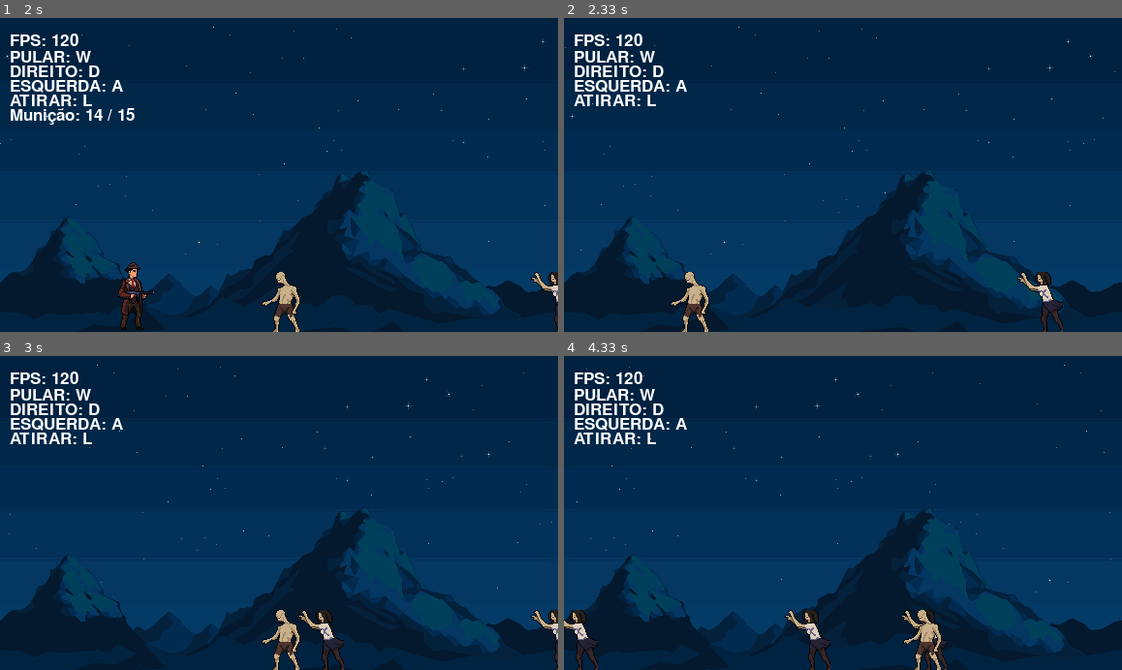
Above: before the commit, frames 1-4 (two rows, left to right).
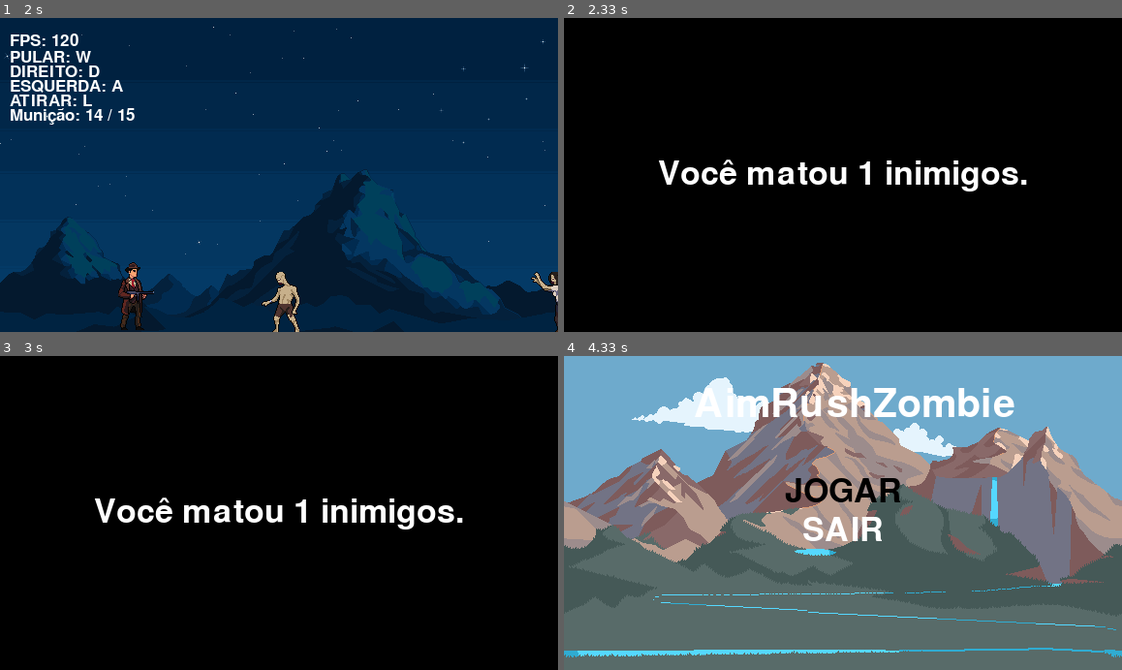
Above: after the commit, the same moments.

Repository: EduardoViniciusJ/pygames
Game: pygame game, started from main.py
Same seed, same stepped clock (60 frames per second), same inputs: the game is played once before the commit and once after it.
Inputs:
- Up to frame 1 (2 s): tap Enter at 0.33 s; tap L at 0.67 s; hold W 1-1.47 s; hold D 1.5-1.97 s
- Up to frame 2 (2.33 s): no input
- Up to frame 3 (3 s): no input
- Up to frame 4 (4.33 s): no input

Frame 1 is identical in both runs. In frame 2, 100% of the frame differs, in the area x 0-100%, y 0-100%; in frame 3, 100%; in frame 4, 100%.

Commit message:
add game over screen and kill counter

Diff:
--- a/code/EntityMediator.py
+++ b/code/EntityMediator.py
@@ -6,6 +6,7 @@
 
 
 class EntityMediator:
+    killed_enemies  = 0
 
     @staticmethod
     def verify_collision_window(ent: Entity):
@@ -31,6 +32,7 @@
                 entity2 = entity_list[j]
                 EntityMediator.verify_collision_entity(entity1, entity2)
 
+    #Verifica a colisão entre tiros, zombies e player
     @staticmethod
     def verify_collision_entity(ent1 , ent2):
         valid_interaction = False
@@ -50,3 +52,12 @@
                      ent1.rect.top <=  ent2.rect.bottom):
                 ent1.health -= ent2.damage
                 ent2.health -= ent1.damage
+
+    #Verifica e contabiliza cada kill
+    @staticmethod
+    def verify_health(entity_list: [Entity]):
+        for ent in entity_list[:]:
+            if ent.health <= 0:
+                if isinstance(ent, Enemy):
+                    EntityMediator.killed_enemies += 1
+                entity_list.remove(ent)
--- a/code/Level.py
+++ b/code/Level.py
@@ -4,7 +4,7 @@
 from pygame.font import Font
 from pygame.locals import Rect
 
-from code.Const import C_WHITE, W_HEIGHT, EVENT_ENEMY
+from code.Const import C_WHITE, W_WIDTH, W_HEIGHT, EVENT_ENEMY
 from code.Entity import Entity
 from code.EntityFactory import EntityFactory
 from code.EntityMediator import EntityMediator
@@ -24,6 +24,7 @@
 
     def run(self):
         clock = pygame.time.Clock()
+
         while True:
             clock.tick(120)
             self.screen.fill((0, 0, 0))
@@ -44,19 +45,24 @@
                             self.entity_list.append(shoot)
 
             for ent in self.entity_list:
-                self.screen.blit(source=ent.surf, dest=ent.rect)
+                self.screen.blit(ent.surf, ent.rect)
                 ent.move()
 
-            self.level_text(text_size=25, text=f'FPS: {clock.get_fps() :.0f}', text_color=C_WHITE, text_position=(10, W_HEIGHT / 22))
-            self.level_text(text_size=25, text='PULAR: W', text_color=C_WHITE, text_position=(10, W_HEIGHT / 15 + 10))
-            self.level_text(text_size=25, text='DIREITO: D', text_color=C_WHITE, text_position=(10, W_HEIGHT / 15 + 25))
-            self.level_text(text_size=25, text='ESQUERDA: A', text_color=C_WHITE, text_position=(10, W_HEIGHT / 15 + 40))
-            self.level_text(text_size=25, text='ATIRAR: L', text_color=C_WHITE, text_position=(10, W_HEIGHT / 15 + 55))
+            EntityMediator.verify_collision(entity_list=self.entity_list)
 
-            #Counter bullets
+            # Verifica se o player morreu
+            player_dead = False
+            for ent in self.entity_list:
+                if isinstance(ent, Player) and ent.health <= 0:
+                    player_dead = True
+                    break
+
+            EntityMediator.verify_health(entity_list=self.entity_list)
+
+            # Exibir munição
             for ent in self.entity_list:
                 if isinstance(ent, Player):
-                    ammo_text, ammo_color = ent.get_status_ammo() # oq seria isso aqui pq chama ammo_text, ammo_color
+                    ammo_text, ammo_color = ent.get_status_ammo()
                     self.level_text(
                         text_size=25,
                         text=ammo_text,
@@ -64,13 +70,48 @@
                         text_position=(10, W_HEIGHT / 15 + 70)
                     )
 
+            #Informações na tela
+            self.level_text(text_size=25, text=f'FPS: {clock.get_fps():.0f}', text_color=C_WHITE, text_position=(10, W_HEIGHT / 22))
+            self.level_text(text_size=25, text='PULAR: W', text_color=C_WHITE, text_position=(10, W_HEIGHT / 15 + 10))
+            self.level_text(text_size=25, text='DIREITO: D', text_color=C_WHITE, text_position=(10, W_HEIGHT / 15 + 25))
+            self.level_text(text_size=25, text='ESQUERDA: A', text_color=C_WHITE, text_position=(10, W_HEIGHT / 15 + 40))
+            self.level_text(text_size=25, text='ATIRAR: L', text_color=C_WHITE, text_position=(10, W_HEIGHT / 15 + 55))
+
             pygame.display.flip()
 
-            EntityMediator.verify_collision(entity_list=self.entity_list)
-            EntityMediator.verify_health(entity_list=self.entity_list)
+            #Se o jogador estiver morto envia para tela de game over
+            if player_dead:
+                self.show_game_over_screen()
+                return  # volta ao menu
+
 
     def level_text(self, text_size: int, text: str, text_color: tuple, text_position: tuple):
         text_font: Font = pygame.font.SysFont(None, text_size)
         text_surf: Surface = text_font.render(text, True, text_color).convert_alpha()
         text_rect: Rect = text_surf.get_rect(topleft=text_position)
         self.screen.blit(text_surf, text_rect)
+
+
+    #Tela de game over
+    def show_game_over_screen(self):
+        font = pygame.font.SysFont(None, 50)
+        start_time = pygame.time.get_ticks()
+        duration = 2000  # 3 segundos
+
+        while True:
+            self.screen.fill((0, 0, 0))
+            texto = f"Você matou {EntityMediator.killed_enemies} inimigos."
+            text_surface = font.render(texto, True, C_WHITE)
+            text_rect = text_surface.get_rect(center=(W_WIDTH // 2, W_HEIGHT // 2))
+            self.screen.blit(text_surface, text_rect)
+            pygame.display.flip()
+
+            for event in pygame.event.get():
+                if event.type == pygame.QUIT:
+                    pygame.quit()
+                    quit()
+
+            current_time = pygame.time.get_ticks()
+            if current_time - start_time >= duration:
+                EntityMediator.killed_enemies = 0  # reset contador para próxima partida
+                break
